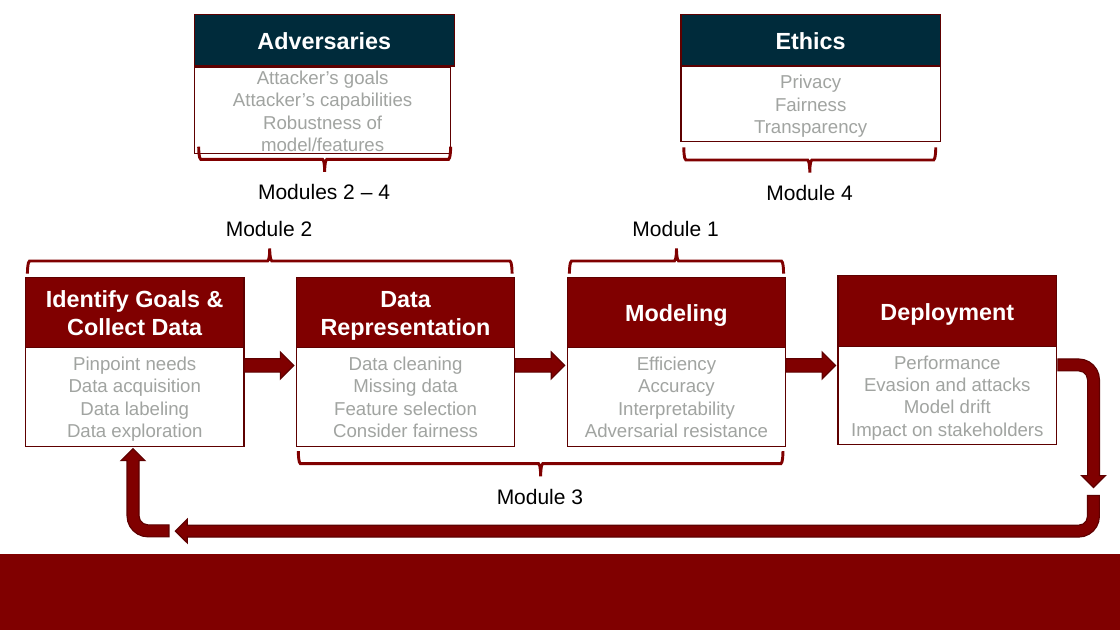
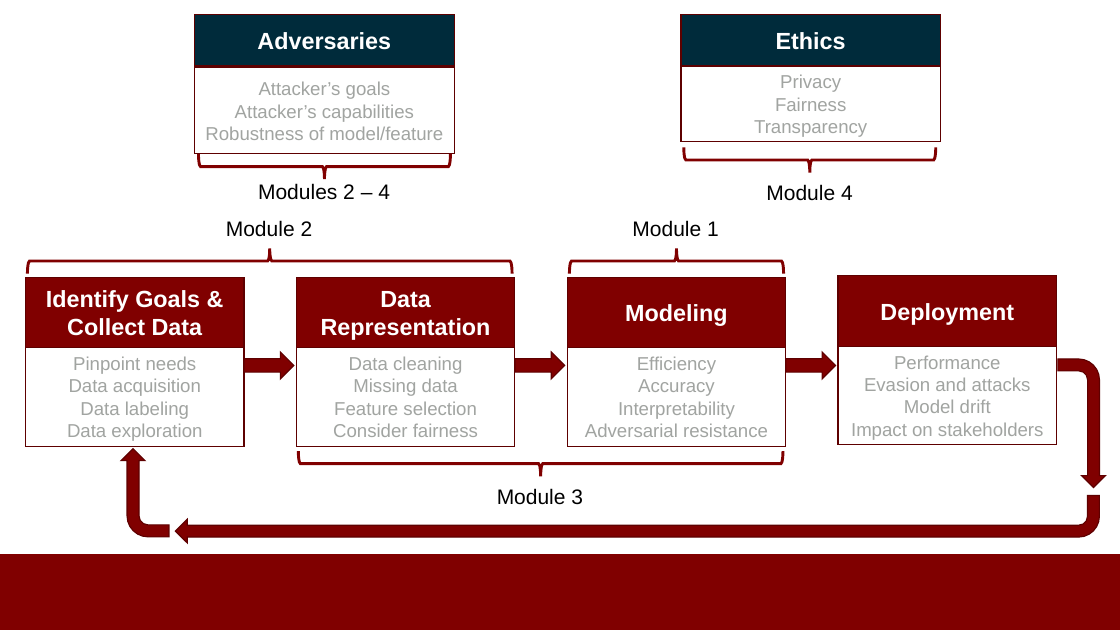
Before and after one commit to noise-lab/ML-Cybersecurity, a slide deck: slide 1 of overview2.pptx. Drawn at 1120x630 pixels with LibreOffice and Linux fonts; fonts in the diff are those of the drawing; background and template pictures are left out. Boxes give left, top, right and bottom in pixels: in the first picture for what was removed or moved away, otherwise in the second. Text is boxed around its words. In the diff, an @@ line names an element or a change of style, - is before the commit and + after.

Commit message:
singular again

```diff
--- a/overview2.pptx
+++ b/overview2.pptx
@@ rectangle "Attacker’s goals": place and size @@
-rectangle "Attacker’s goals" at [195,67,451,154]
+rectangle "Attacker’s goals" at [195,67,455,154]
@@ text in rectangle at [205,126,443,140]: text changed @@
-Robustness of model/features
+Robustness of model/feature
@@ right brace: place and size @@
-right brace at [198,147,450,172]
+right brace at [198,154,450,179]
```
